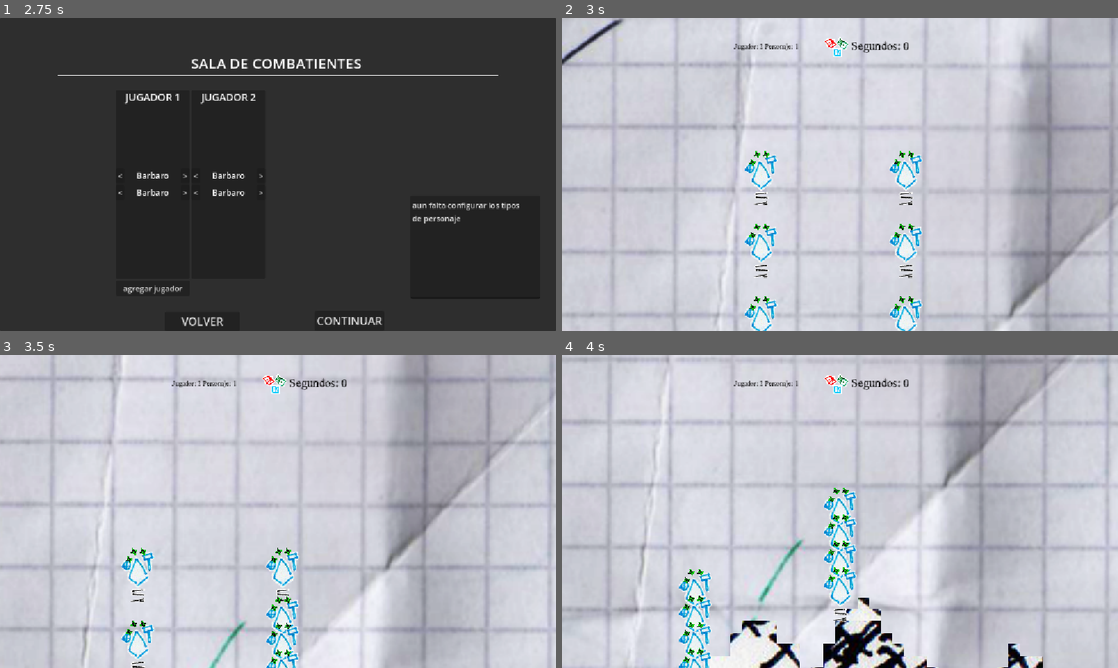
Above: before the commit, frames 1-4 (two rows, left to right).
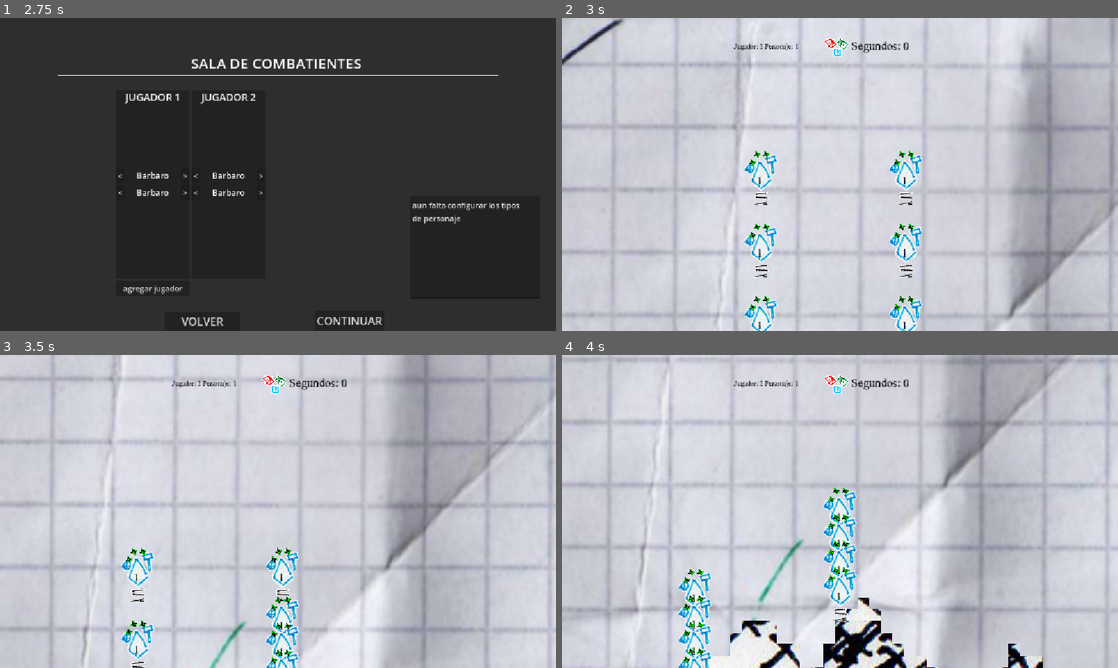
Above: after the commit, the same moments.

Repository: Pablo7776/Motores_Graficos
Game: Godot game, scene res://Escenas/menu_principal.tscn
Same seed, same stepped clock (60 frames per second), same inputs: the game is played once before the commit and once after it. The engine's default icon, where the game draws it, is replaced by a stand-in: a white triangle on a blue panel in a dark square.
Inputs (mouse positions are in pixels of both pictures, inside the frame that each line leads up to):
- Up to frame 1 (2.75 s): click "INICIAR" at 0.5 s; click "VOLVER" at 1.25 s; click "INICIAR" at 2 s
- Up to frame 2 (3 s): click "CONTINUAR" at 2.75 s
- Up to frame 3 (3.5 s): no input
- Up to frame 4 (4 s): move the mouse to (962, 495) at 3.52 s; hold Right (mover_derecha) from 3.53 s (still down); click (962, 495) at 3.6 s; tap Space (saltar) at 3.77 s

Frame 1 is identical in both runs. In frame 2, less than 0.1% of the frame differs, in the area x 35-62%, y 50-100%; in frame 3, less than 0.1%; in frame 4, less than 0.1%, in the area x 23-51%, y 50-96%.

Commit message:
fix visualización del dado

Diff:
--- a/da-2-zafarrancho/modulos/personajes/personaje_base.tscn
+++ b/da-2-zafarrancho/modulos/personajes/personaje_base.tscn
@@ -35,13 +35,6 @@
 
 [node name="Hurtbox" parent="." unique_id=788915030 instance=ExtResource("9_fqy2a")]
 
-[node name="Dado" parent="." unique_id=1716550576 instance=ExtResource("11_54fsg")]
-position = Vector2(-11, -17)
-
-[node name="ContadorDeVida" type="Node2D" parent="." unique_id=979510243]
-position = Vector2(-9, -62)
-script = ExtResource("8_6ayea")
-
 [node name="VisualesFlipeables" type="Node2D" parent="." unique_id=416265463]
 
 [node name="Hitbox" parent="VisualesFlipeables" unique_id=1959214690 instance=ExtResource("10_54fsg")]
@@ -50,6 +43,13 @@
 [node name="SpritePJ1" parent="VisualesFlipeables" unique_id=539056300 instance=ExtResource("9_1mfgc")]
 position = Vector2(-1, -4.5)
 
+[node name="Dado" parent="." unique_id=1716550576 instance=ExtResource("11_54fsg")]
+position = Vector2(-11, -17)
+
+[node name="ContadorDeVida" type="Node2D" parent="." unique_id=979510243]
+position = Vector2(-9, -62)
+script = ExtResource("8_6ayea")
+
 [connection signal="timeout" from="Timer" to="." method="_on_timer_timeout"]
 [connection signal="dead" from="HealthManager" to="." method="_on_health_manager_dead"]
 [connection signal="body_shape_entered" from="VisualesFlipeables/Hitbox" to="." method="_on_hitbox_body_shape_entered"]
